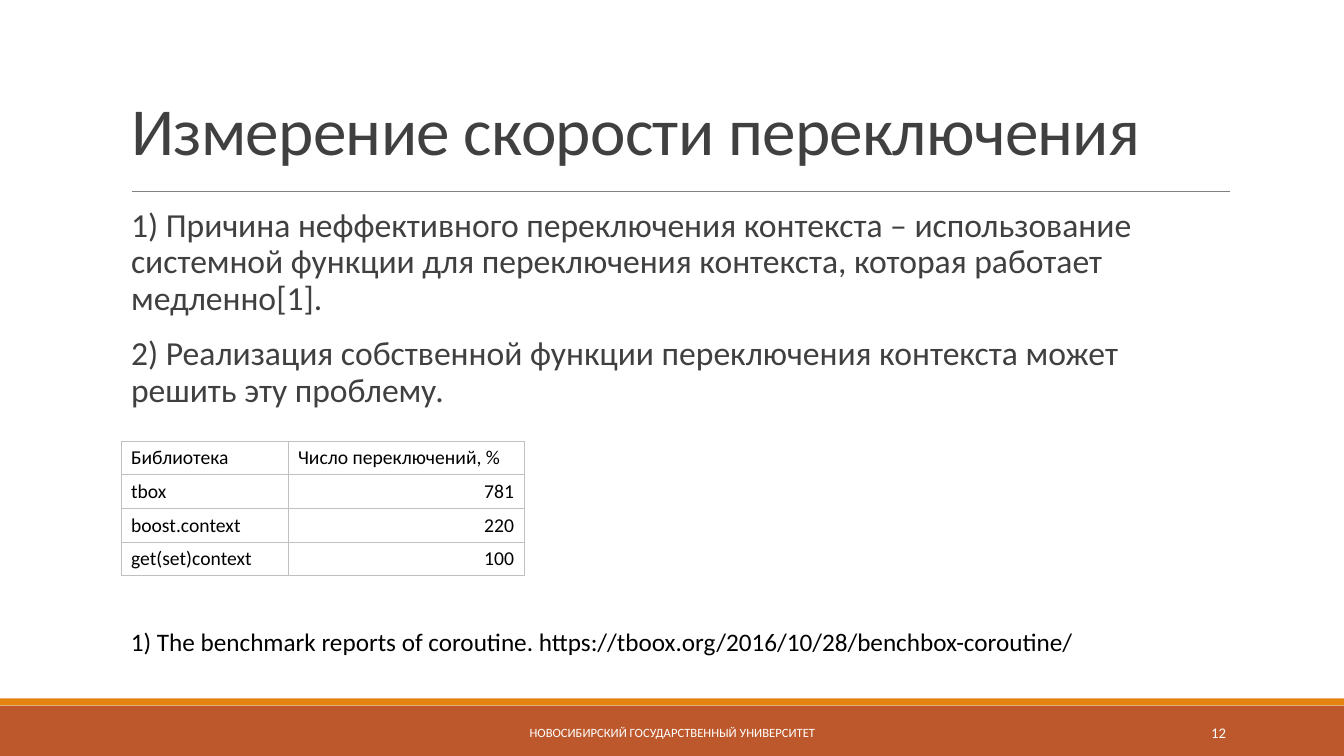
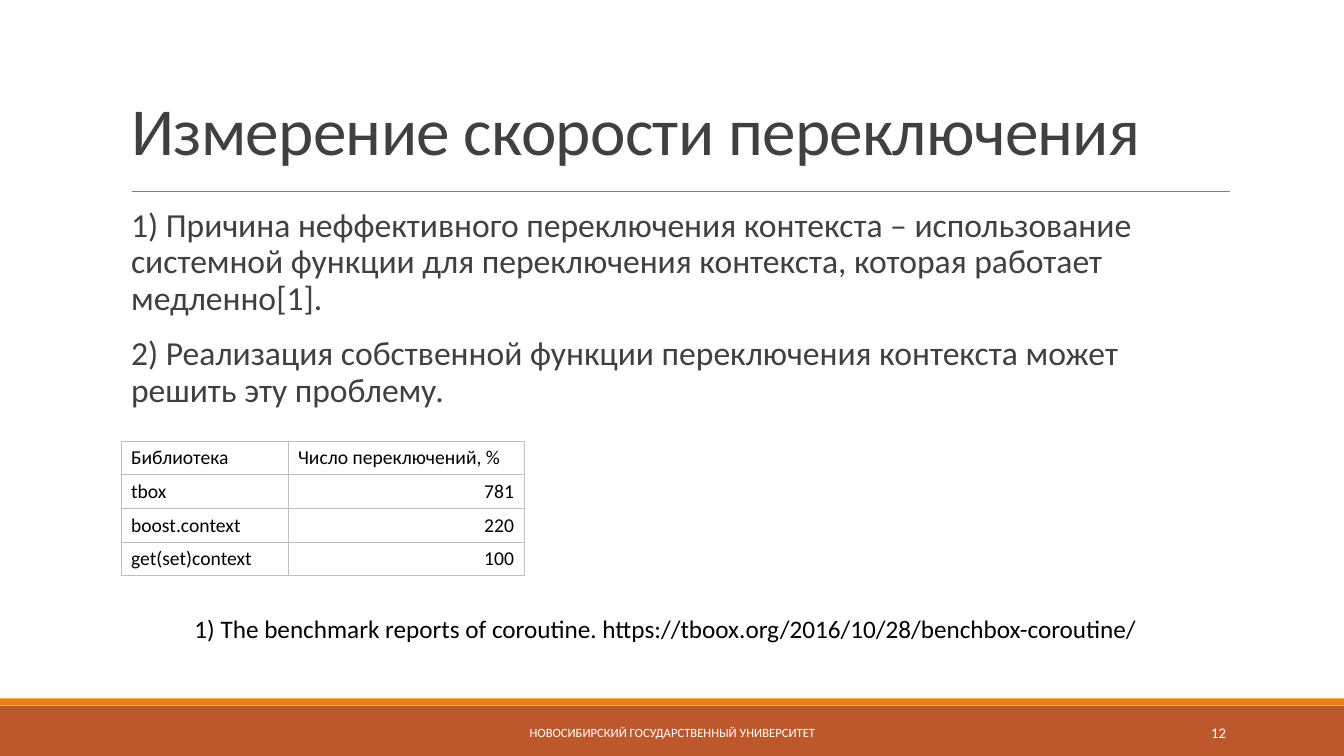
Before and after one commit to epanteleev/bachelor-s-degree, a slide deck: slide 12 of Coroutines_25.03.pptx. Drawn at 1344x756 pixels with LibreOffice and Linux fonts; fonts in the diff are those of the drawing. Boxes give left, top, right and bottom in pixels: in the first picture for what was removed or moved away, otherwise in the second. Text is boxed around its words. In the diff, an @@ line names an element or a change of style, - is before the commit and + after.

Commit message:
change presentation

```diff
--- a/Coroutines_25.03.pptx
+++ b/Coroutines_25.03.pptx
@@ text "1) The benchmark reports of ...": place and size @@
-text "1) The benchmark reports of ..." at (131,633,1072,656)
+text "1) The benchmark reports of ..." at (194,619,1135,643)
```
Also in this commit, not shown: 7 other files.
